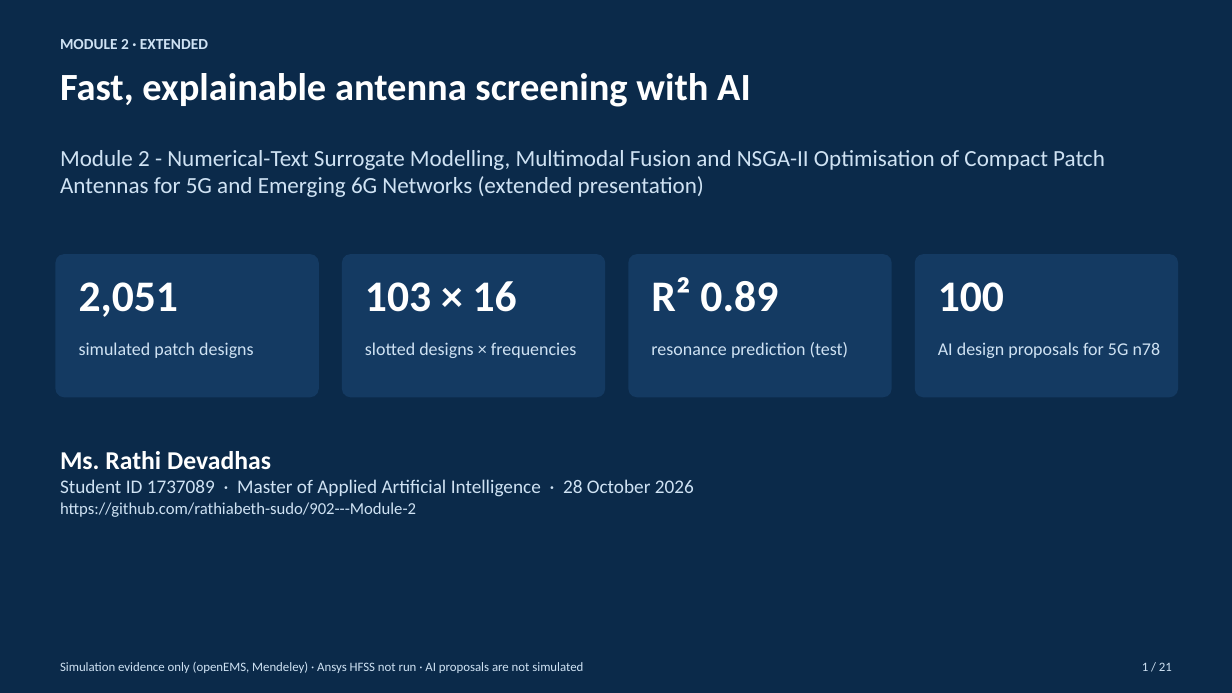
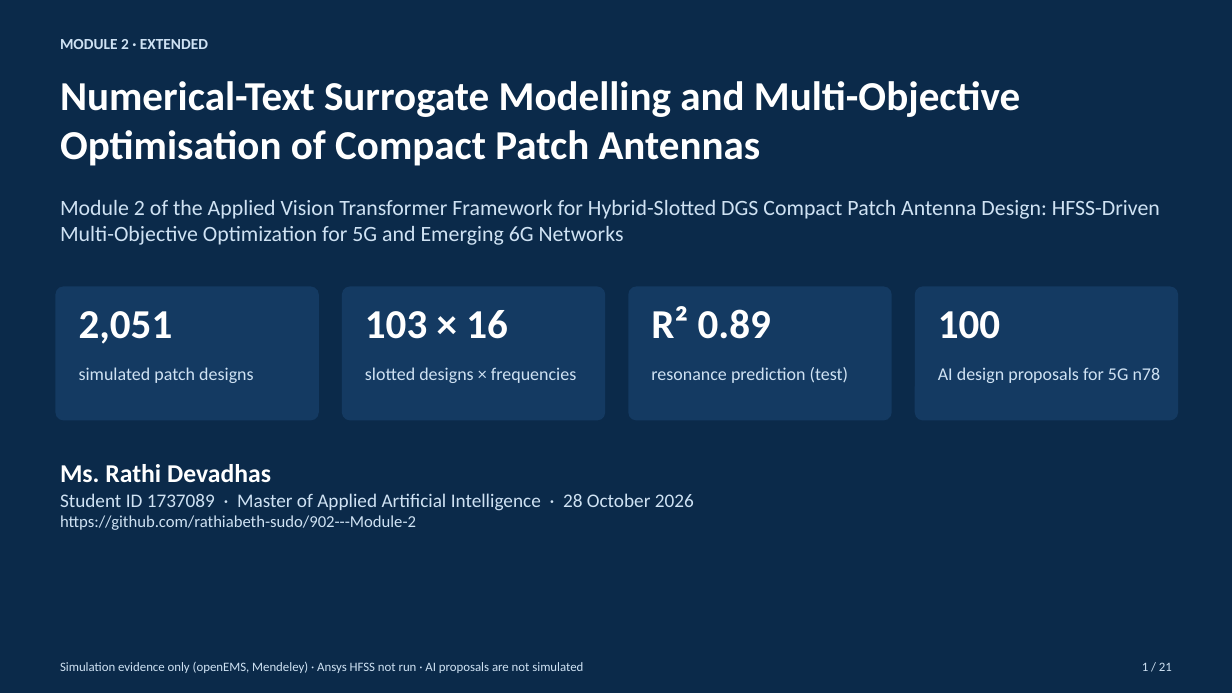
Before and after one commit to rathiabeth-sudo/902---Module-2, a slide deck: slide 1 of presentations/module2_extended_presentation.pptx. Drawn at 1232x693 pixels with LibreOffice and Linux fonts; fonts in the diff are those of the drawing. Boxes give left, top, right and bottom in pixels: in the first picture for what was removed or moved away, otherwise in the second. Text is boxed around its words. In the diff, an @@ line names an element or a change of style, - is before the commit and + after.

```diff
--- a/presentations/module2_extended_presentation.pptx
+++ b/presentations/module2_extended_presentation.pptx
@@ text at [60, 81, 1020, 166]: text changed; size 18 to 32 pt; text colour #CFE2F3 to #FFFFFF; bold on @@
-Module 2 - Numerical-Text Surrogate Modelling, Multimodal Fusion and NSGA-II Optimisation of Compact Patch Antennas for 5G and Emerging 6G Networks (extended presentation)
+Numerical-Text Surrogate Modelling and Multi-Objective Optimisation of Compact Patch Antennas
@@ text removed at [60, 73, 751, 107] @@
-Fast, explainable antenna screening with AI
@@ text added at [60, 200, 1160, 245], 17 pt, text #CFE2F3 @@
+Module 2 of the Applied Vision Transformer Framework for Hybrid-Slotted DGS Compact Patch Antenna Design: HFSS-Driven Multi-Objective Optimization for 5G and Emerging 6G Networks
@@ rounded rectangle: place and size @@
-rounded rectangle at [55, 254, 319, 397]
+rounded rectangle at [55, 287, 319, 421]
@@ rounded rectangle: place and size @@
-rounded rectangle at [342, 254, 605, 397]
+rounded rectangle at [342, 287, 605, 421]
@@ rounded rectangle: place and size @@
-rounded rectangle at [628, 254, 892, 397]
+rounded rectangle at [628, 287, 892, 421]
@@ rounded rectangle: place and size @@
-rounded rectangle at [915, 254, 1178, 397]
+rounded rectangle at [915, 287, 1178, 421]
@@ 4 texts: place and size @@
-4 texts at [79, 277, 1004, 317]
+4 texts at [79, 306, 1000, 344]
@@ size 34 to 32 pt in 4 elements at [365, 310, 508, 339], [79, 311, 173, 344], [651, 306, 771, 339], [938, 311, 1000, 339] @@
@@ 4 texts: place and size @@
-4 texts at [79, 342, 1161, 358]
+4 texts at [79, 367, 1161, 383]
@@ text "Ms. Rathi Devadhas": place and size @@
-text "Ms. Rathi Devadhas" at [60, 451, 694, 517]
+text "Ms. Rathi Devadhas" at [60, 464, 694, 530]
```
Also in this commit, not shown: 20 other slides changed, 1 other file.
